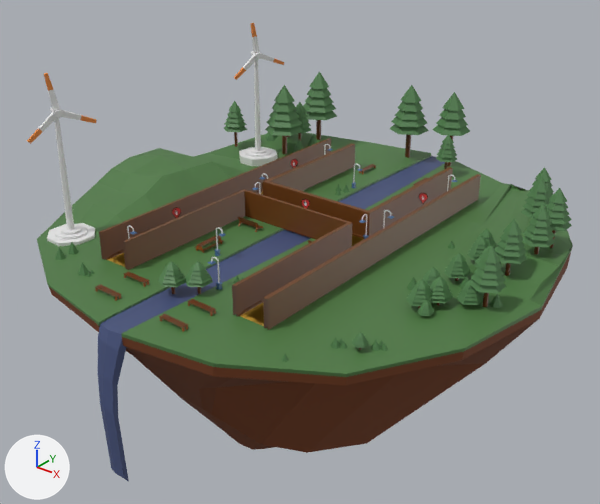
The glTF model public/models/hassenPortfolio.glb: old version first, new version second.
Camera for both pictures: a 50 mm camera at (135.4, -171.4, 97.7) aimed at (-1.9, 0.2, -8.7). Every picture has the same lights, and +X, +Y and +Z are marked at lower left. Where no turn or scale is listed for an object, it has been applied to the vertices.

In view in the first picture: 'land', 'tree.013', 'tree.015', 'wall-boundary-down', 'wall-boundary-left-down', 'wall-boundary-left-longer', 'wall-boundary-left-top', 'wall-boundary-right-down', 'wall-boundary-right-longer', 'wall-boundary-right-top', 'wall-boundary-top', 'water-body'.
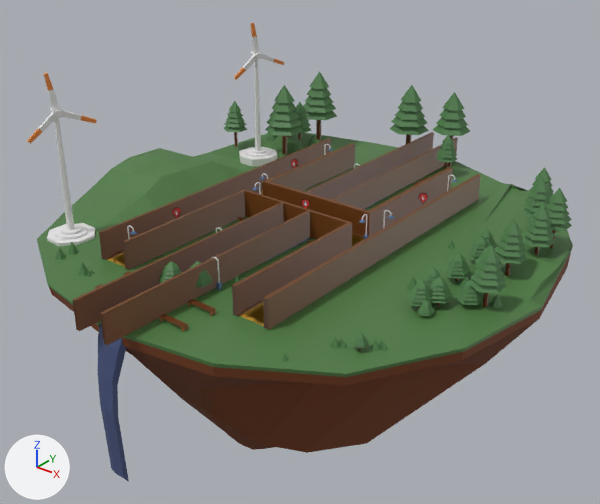
Edits to the bpy script that builds the scene:
```text
Add me_plane_024:
    me_plane_024.from_pydata([(-0.4, -36.1, -4.0), (0.4, -36.1, -4.0), (-0.4, -36.1, 4.0), (0.4, -36.1, 4.0), (-0.4, 36.1, -4.0), (0.4, 36.1, -4.0), (-0.4, 36.1, 4.0), (0.4, 36.1, 4.0)], [], [(7, 3, 1), (7, 1, 5), (6, 2, 3), (6, 3, 7), (4, 0, 2), (4, 2, 6)])
    me_plane_024.materials.append(mat_curb_mat)  # brown #714118
Add ob_wall_boundary_water_surface_04:
    ob_wall_boundary_water_surface_04 = bpy.data.objects.new('wall-boundary-water-surface-04', me_plane_024)
    ob_wall_boundary_water_surface_04.location = (5.4, -40.9, 4.0)
Add ob_wall_boundary_water_surface_03:
    ob_wall_boundary_water_surface_03 = bpy.data.objects.new('wall-boundary-water-surface-03', me_plane_024.copy())
    ob_wall_boundary_water_surface_03.location = (5.4, 41.6, 4.0)
Add ob_wall_boundary_water_surface_02:
    ob_wall_boundary_water_surface_02 = bpy.data.objects.new('wall-boundary-water-surface-02', me_plane_024.copy())
    ob_wall_boundary_water_surface_02.location = (-4.1, -40.9, 4.0)
Add ob_wall_boundary_water_surface_01:
    ob_wall_boundary_water_surface_01 = bpy.data.objects.new('wall-boundary-water-surface-01', me_plane_024.copy())
    ob_wall_boundary_water_surface_01.location = (-4.1, 41.6, 4.0)
```

Boxes [x1, y1, x2, y2] around the edits, measured in the pictures (600 x 504 px):
'wall-boundary-water-surface-04', added (brown): after [100, 211, 310, 346]
'wall-boundary-water-surface-02', added (brown): after [73, 202, 284, 331]
'wall-boundary-water-surface-03', added (brown): after [331, 138, 458, 209]
'wall-boundary-water-surface-01', added (brown): after [305, 132, 434, 199]
'water-body', unchanged, covered by the edit: before [98, 156, 445, 481]; after [98, 197, 386, 481]
